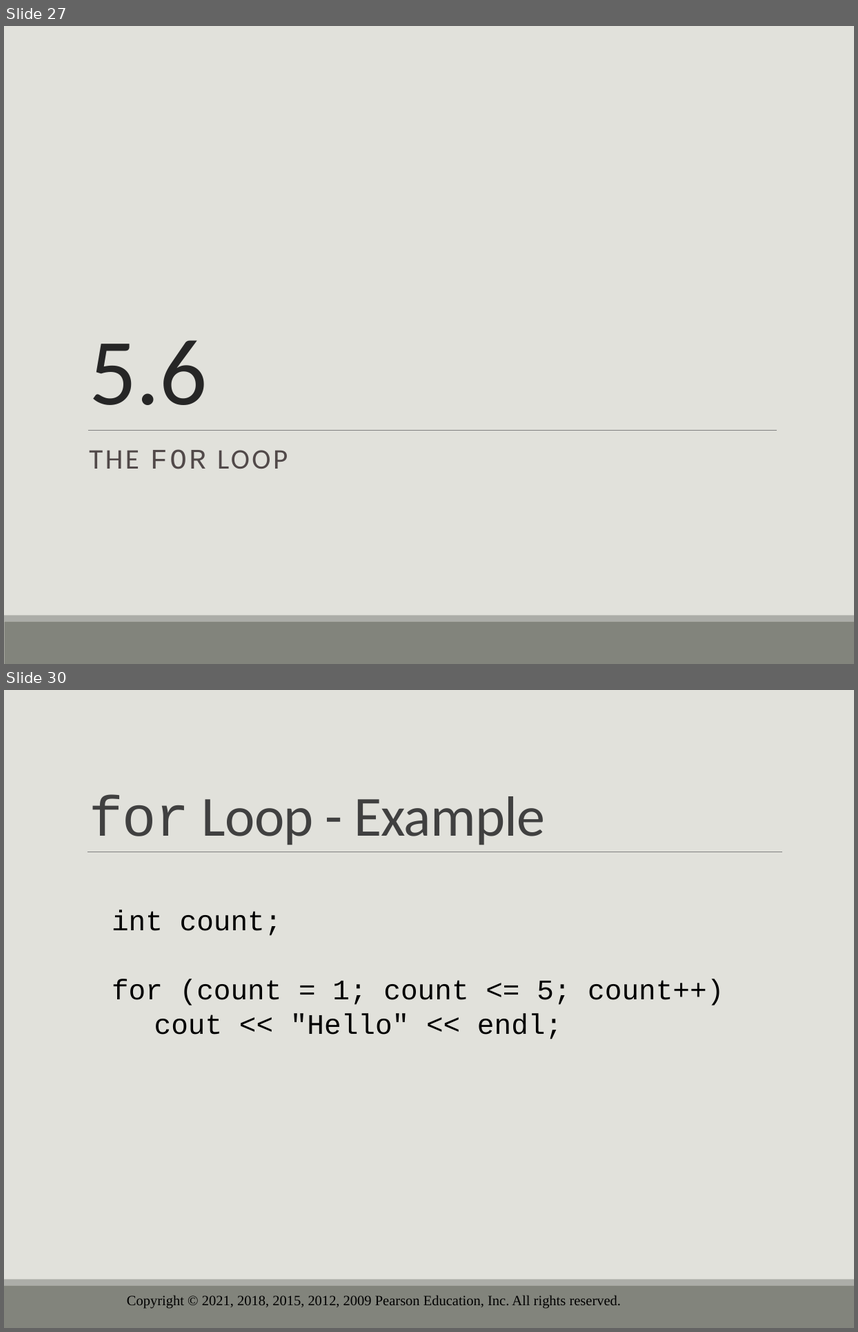
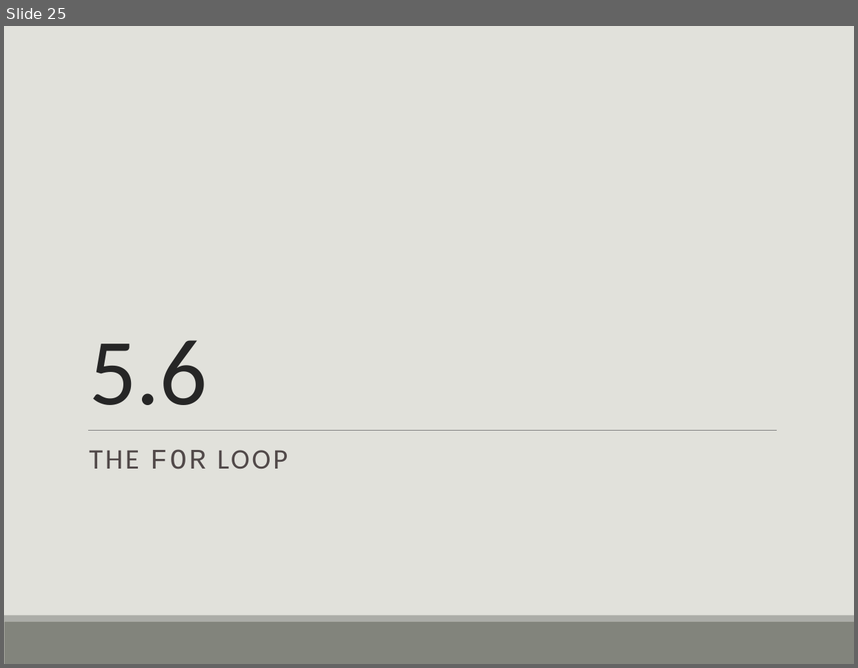
Before and after one commit to drolsonmi/eng1400, a slide deck: 1400_05_Loops and Files.pptx. Shown one above the other, each under a label of ours: slides 27 and 30 before the commit, slide 25 after it; the slides between them are not shown. The pictures are 858x1332 and 858x668 pixels, drawn with LibreOffice and Linux fonts; fonts in the diff are those of the drawing; background and template pictures are left out. Boxes give left, top, right and bottom in pixels: in the first picture for what was removed or moved away, otherwise in the second. Text is boxed around its words. In the diff, an @@ line names an element or a change of style, - is before the commit and + after.

```diff
--- a/1400_05_Loops and Files.pptx
+++ b/1400_05_Loops and Files.pptx
@@ slide 30 removed at [4,690,854,1328], background #E1E1DB; not listed: 2 template elements that a slide beside it also shows @@
@@ title removed at [89,795,546,845] @@
-for Loop - Example
@@ line removed from (87, 851) to (782, 851) @@
@@ text removed at [112,909,724,1039] @@
-int count;
-for (count = 1; count <= 5; count++)
-  cout << "Hello" << endl;
@@ text removed at [127,1295,622,1308] @@
-Copyright © 2021, 2018, 2015, 2012, 2009 Pearson Education, Inc. All rights reserved.
@@ what was slide 27 is now slide 25 @@
```
Also in this commit, not shown: 16 slides changed, 8 other slides removed, 3 other files.
